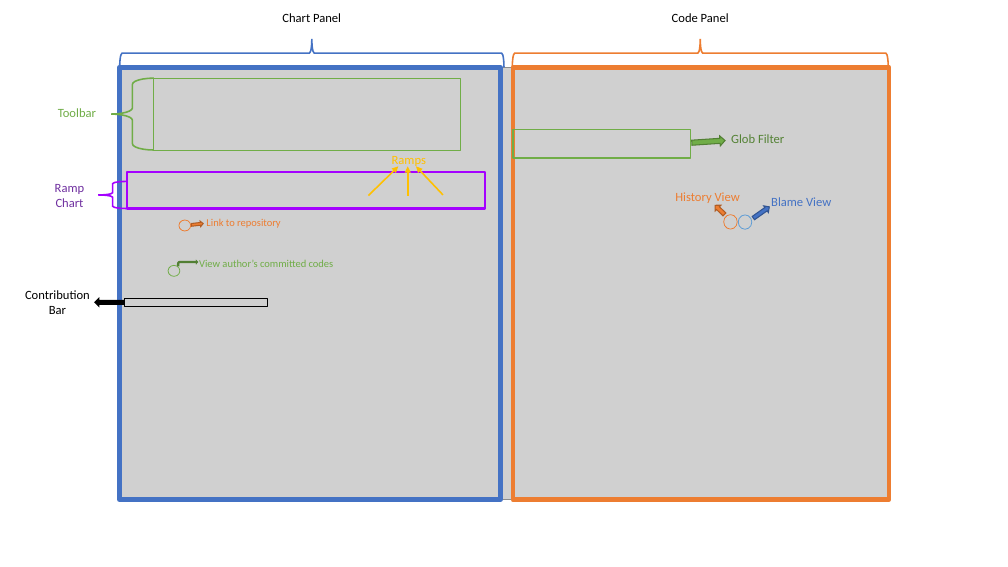
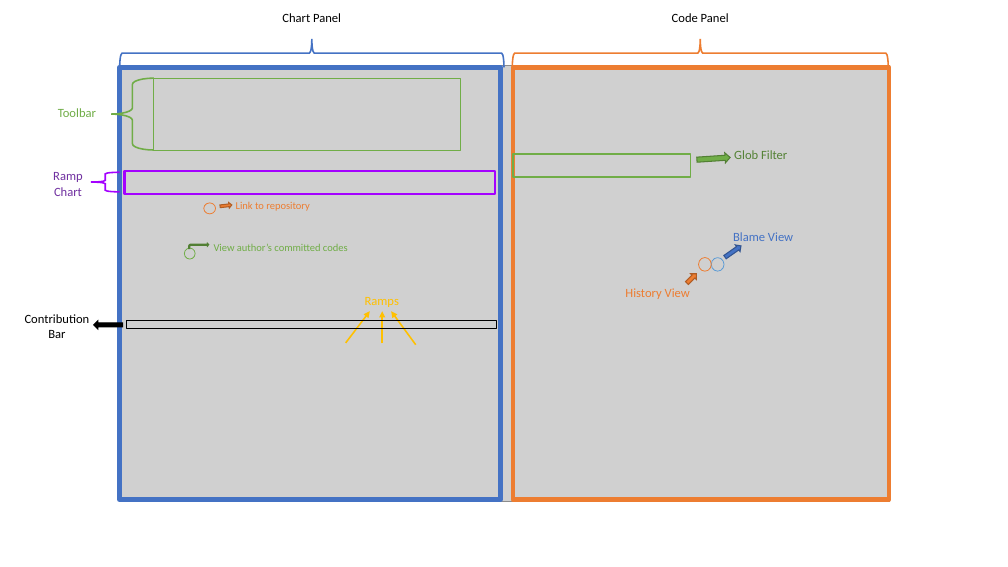
Before and after one commit to reposense/RepoSense, a slide deck: slide 1 of docs/diagrams/report-features.pptx. Drawn at 1008x567 pixels with LibreOffice and Linux fonts; fonts in the diff are those of the drawing; grey boxes stand for pictures. Boxes give left, top, right and bottom in pixels: in the first picture for what was removed or moved away, otherwise in the second. Text is boxed around its words. In the diff, an @@ line names an element or a change of style, - is before the commit and + after.

Commit message:
Update report-feature base pptx and generate new image

```diff
--- a/docs/diagrams/report-features.pptx
+++ b/docs/diagrams/report-features.pptx
@@ text "Glob Filter" moved from (x1=731, y1=134, x2=784, y2=143) to (x1=734, y1=150, x2=787, y2=159) @@
@@ text "Ramp Chart" moved from (x1=55, y1=184, x2=84, y2=207) to (x1=53, y1=172, x2=82, y2=196) @@
@@ left brace resized from (x1=98, y1=181, x2=127, y2=209) to (x1=91, y1=172, x2=119, y2=192) @@
@@ rectangle resized from (x1=127, y1=172, x2=485, y2=208) to (x1=125, y1=171, x2=495, y2=194) @@
@@ rectangle resized from (x1=513, y1=129, x2=690, y2=158) to (x1=513, y1=154, x2=690, y2=177) @@
@@ right arrow moved from (x1=692, y1=136, x2=725, y2=148) to (x1=697, y1=152, x2=731, y2=164) @@
@@ ellipse moved from (x1=179, y1=220, x2=191, y2=231) to (x1=204, y1=203, x2=216, y2=214) @@
@@ right arrow moved from (x1=191, y1=221, x2=204, y2=228) to (x1=220, y1=202, x2=232, y2=209) @@
@@ text "Link to repository" moved from (x1=206, y1=219, x2=281, y2=228) to (x1=236, y1=202, x2=310, y2=211) @@
@@ text "View author’s committed codes" moved from (x1=199, y1=260, x2=334, y2=267) to (x1=214, y1=244, x2=348, y2=251) @@
@@ text "Blame View" moved from (x1=771, y1=197, x2=831, y2=206) to (x1=733, y1=232, x2=793, y2=241) @@
@@ ellipse moved from (x1=168, y1=265, x2=180, y2=277) to (x1=185, y1=248, x2=195, y2=259) @@
@@ bent arrow moved from (x1=178, y1=261, x2=198, y2=266) to (x1=188, y1=243, x2=209, y2=249) @@
@@ ellipse moved from (x1=724, y1=215, x2=737, y2=229) to (x1=699, y1=258, x2=712, y2=271) @@
@@ ellipse moved from (x1=739, y1=215, x2=752, y2=229) to (x1=712, y1=258, x2=724, y2=271) @@
@@ right arrow moved from (x1=751, y1=204, x2=772, y2=222) to (x1=723, y1=242, x2=744, y2=260) @@
@@ text "Ramps" moved from (x1=392, y1=156, x2=426, y2=167) to (x1=365, y1=297, x2=399, y2=307) @@
@@ text "History View" moved from (x1=675, y1=192, x2=740, y2=205) to (x1=625, y1=288, x2=690, y2=299) @@
@@ right arrow at (x1=684, y1=271, x2=699, y2=286): rotation 224 to 315 degrees @@
@@ text "Contribution Bar" moved from (x1=25, y1=290, x2=90, y2=314) to (x1=25, y1=314, x2=90, y2=338) @@
@@ left arrow moved from (x1=95, y1=299, x2=123, y2=307) to (x1=94, y1=321, x2=123, y2=329) @@
@@ rectangle resized from (x1=125, y1=299, x2=268, y2=307) to (x1=126, y1=321, x2=497, y2=329) @@
@@ arrow moved from (368, 196) - (399, 166) to (346, 343) - (370, 312) @@
@@ arrow moved from (408, 196) - (408, 166) to (383, 343) - (383, 312) @@
@@ arrow moved from (443, 195) - (416, 166) to (416, 345) - (391, 312) @@
```
Also in this commit, not shown: 1 other file.
